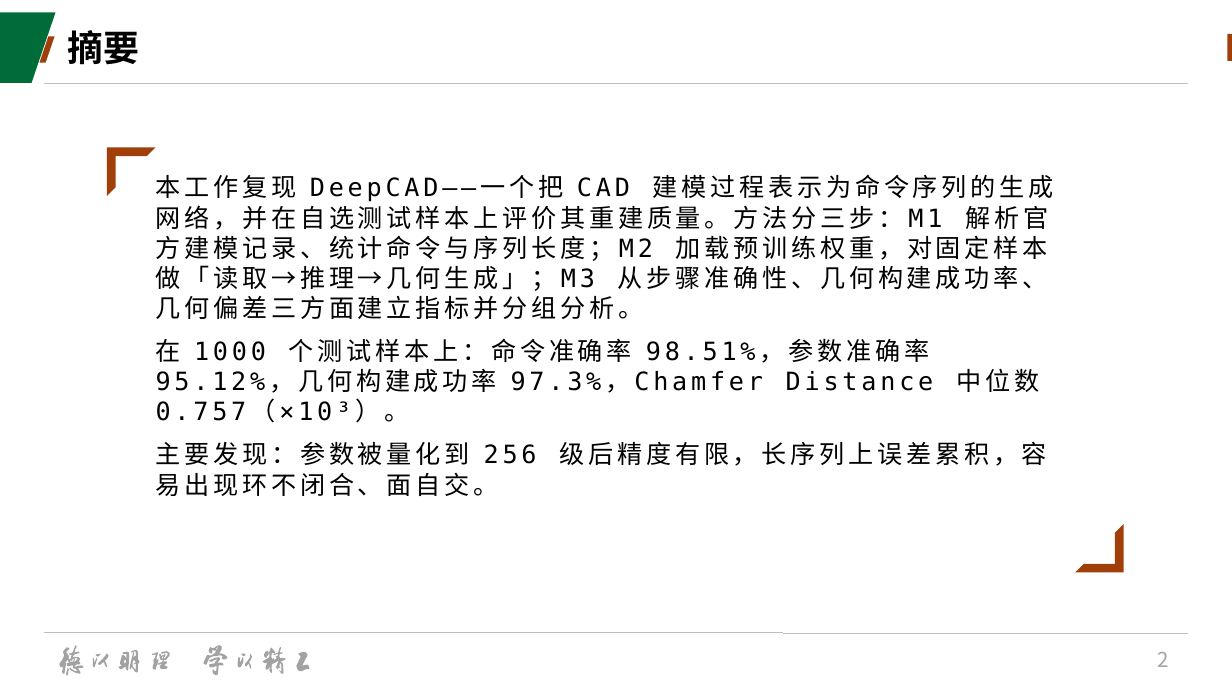
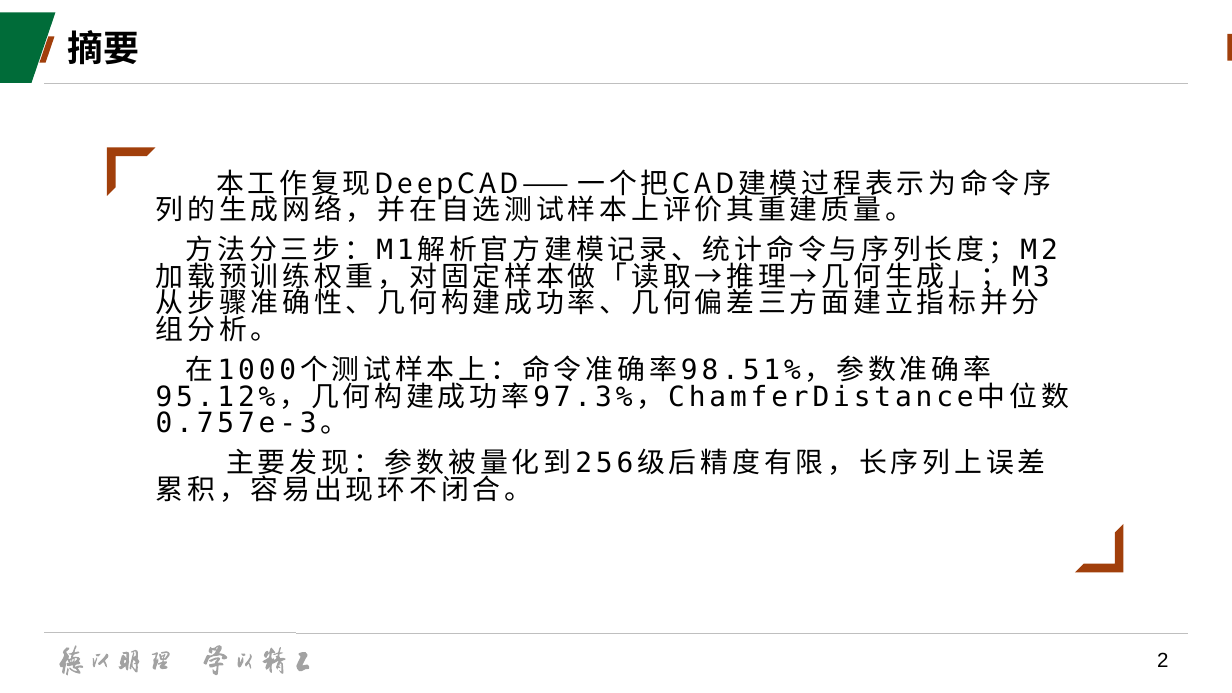
Before and after one commit to starfish667/deepcad_test, a slide deck: slide 2 of doc/AICAD汇报.pptx. Drawn at 1232x693 pixels with LibreOffice and Linux fonts; fonts in the diff are those of the drawing; background and template pictures are left out. Boxes give left, top, right and bottom in pixels: in the first picture for what was removed or moved away, otherwise in the second. Text is boxed around its words. In the diff, an @@ line names an element or a change of style, - is before the commit and + after.

```diff
--- a/doc/AICAD汇报.pptx
+++ b/doc/AICAD汇报.pptx
@@ text at (x1=156, y1=169, x2=1045, y2=502): text changed; size 19.6 to 21.7 pt @@
-本工作复现 DeepCAD——一个把 CAD 建模过程表示为命令序列的生成网络，并在自选测试样本上评价其重建质量。方法分三步：M1 解析官方建模记录、统计命令与序列长度；M2 加载预训练权重，对固定样本做「读取→推理→几何生成」；M3 从步骤准确性、几何构建成功率、几何偏差三方面建立指标并分组分析。
-在 1000 个测试样本上：命令准确率 98.51%，参数准确率 95.12%，几何构建成功率 97.3%，Chamfer Distance 中位数 0.757（×10³）。
-主要发现：参数被量化到 256 级后精度有限，长序列上误差累积，容易出现环不闭合、面自交。
+本工作复现DeepCAD——一个把CAD建模过程表示为命令序列的生成网络，并在自选测试样本上评价其重建质量。
+方法分三步：M1解析官方建模记录、统计命令与序列长度；M2加载预训练权重，对固定样本做「读取→推理→几何生成」；M3从步骤准确性、几何构建成功率、几何偏差三方面建立指标并分组分析。
+在1000个测试样本上：命令准确率98.51%，参数准确率95.12%，几何构建成功率97.3%，ChamferDistance中位数0.757e-3。
+主要发现：参数被量化到256级后精度有限，长序列上误差累积，容易出现环不闭合。
@@ page number at (x1=1157, y1=652, x2=1168, y2=667): font Noto Sans CJK SC to Arial, text colour #A2A2A2 to #000000 @@
```
Also in this commit, not shown: 23 other slides changed.
